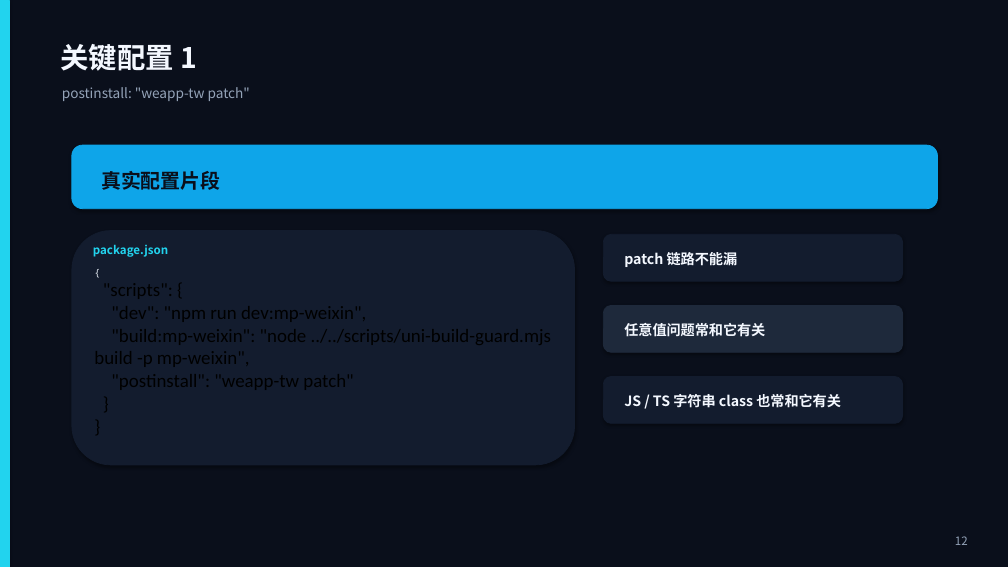
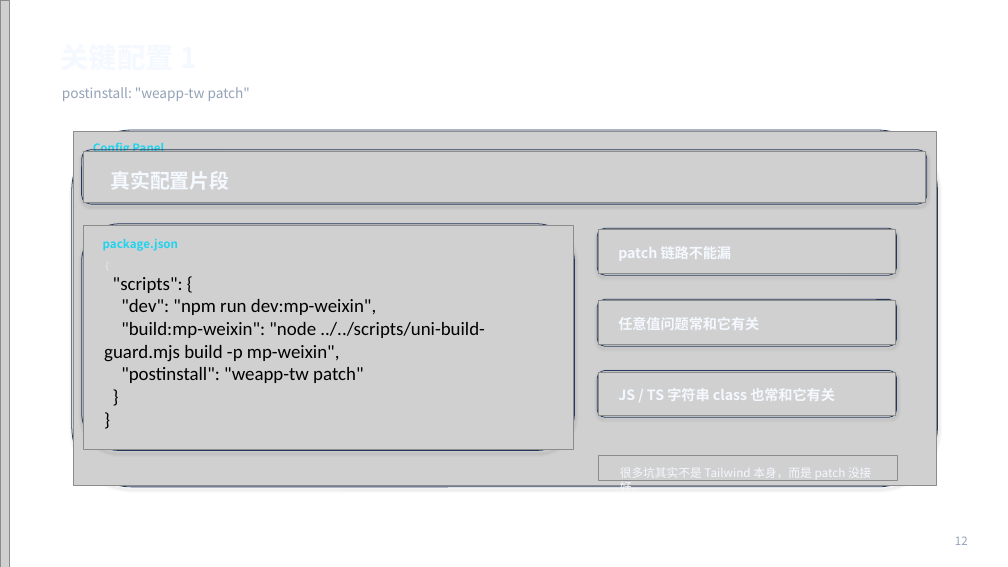
Before and after one commit to sonofmagic/weapp-tailwindcss, a slide deck: slide 12 of talk/2026-04-02-live/2026-04-02-live-deck.pptx. Drawn at 1008x567 pixels with LibreOffice and Linux fonts; fonts in the diff are those of the drawing; grey boxes stand for pictures; background and template pictures are left out. Boxes give left, top, right and bottom in pixels: in the first picture for what was removed or moved away, otherwise in the second. Text is boxed around its words. In the diff, an @@ line names an element or a change of style, - is before the commit and + after.

Commit message:
feat(talk): upgrade live deck gradients and premium panels

```diff
--- a/talk/2026-04-02-live/2026-04-02-live-deck.pptx
+++ b/talk/2026-04-02-live/2026-04-02-live-deck.pptx
@@ background #0A0F1B to picture (left out) @@
@@ rectangle removed at (0,0,9,567) @@
@@ picture added at (0,0,9,567) @@
@@ rounded rectangle added at (72,130,938,487), outline #24385C 0.75 pt @@
@@ picture added at (73,132,936,485) @@
@@ text added at (93,142,164,152), 11 pt, text #22D3EE, bold @@
+Config Panel
@@ rounded rectangle: place and size @@
-rounded rectangle at (72,145,938,209)
+rounded rectangle at (82,150,927,204)
@@ rounded rectangle at (82,150,927,204): fill #0EA5E9 to none; outline #0EA5E9 0.75 pt to #24385C 0.75 pt @@
@@ picture added at (83,151,926,203) @@
@@ text "真实配置片段": place and size @@
-text "真实配置片段" at (101,171,220,190)
+text "真实配置片段" at (110,171,229,189)
@@ text "真实配置片段" at (110,171,229,189): text colour #0A0F1B to #F4F8FF @@
@@ fill #131C2E to none; outline #131C2E 0.75 pt to #24385C 0.75 pt in 3 elements at (597,228,897,275), (597,371,897,417), (82,224,575,451) @@
@@ rounded rectangle: place and size @@
-rounded rectangle at (72,231,575,465)
+rounded rectangle at (82,224,575,451)
@@ picture added at (83,225,573,449) @@
@@ text "package.json": place and size @@
-text "package.json" at (93,244,168,257)
+text "package.json" at (103,238,178,251)
@@ picture added at (599,230,895,274) @@
@@ text added at (104,277,485,383), 18 pt, text #000000 @@
+{
+"scripts": {
+"dev": "npm run dev:mp-weixin",
+"build:mp-weixin": "node ../../scripts/uni-build-guard.mjs build -p mp-weixin",
+"postinstall": "weapp-tw patch"
+}
+}
@@ rounded rectangle at (597,299,897,346): fill #1E293B to none; outline #1E293B 0.75 pt to #24385C 0.75 pt @@
@@ picture added at (599,301,895,345) @@
@@ 3 texts, 3 rounded rectangles: place and size @@
-3 texts, 3 rounded rectangles at (603,234,903,423)
+3 texts, 3 rounded rectangles at (597,228,897,417)
@@ picture added at (599,372,895,416) @@
@@ picture added at (599,455,898,481) @@
@@ text added at (620,468,871,487), 11.2 pt, text #F4F8FF @@
+很多坑其实不是 Tailwind 本身，而是 patch 没接好。
```
Also in this commit, not shown: 19 other slides changed, 5 other files.
